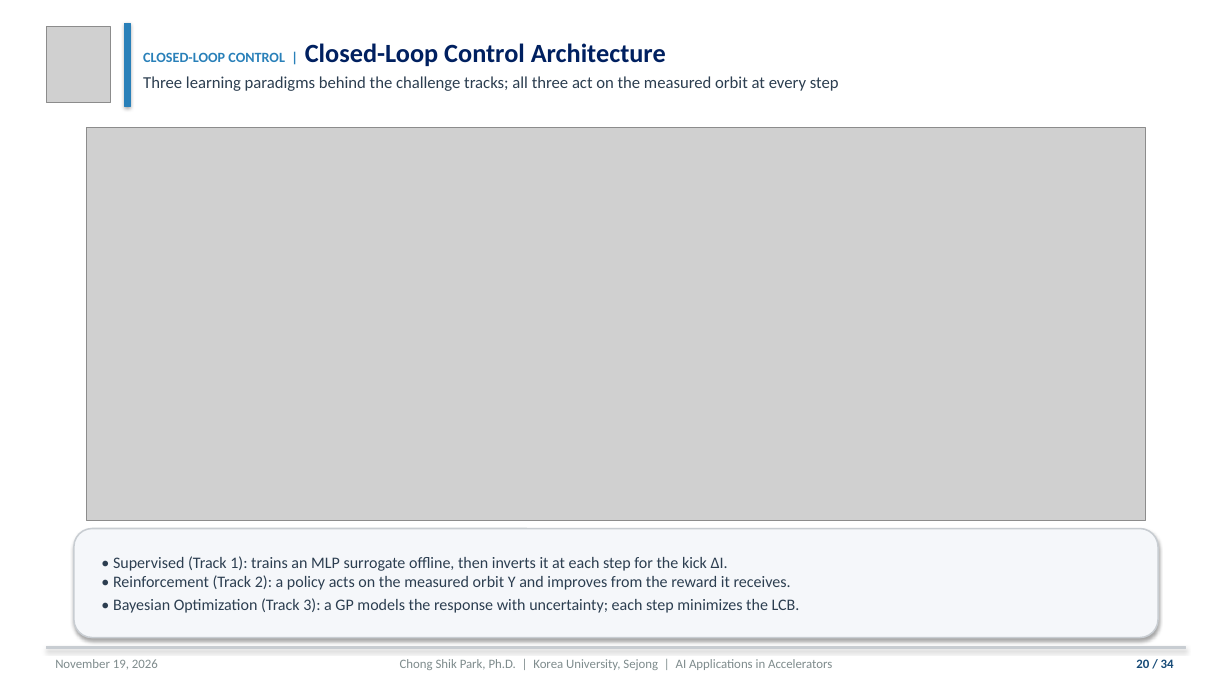
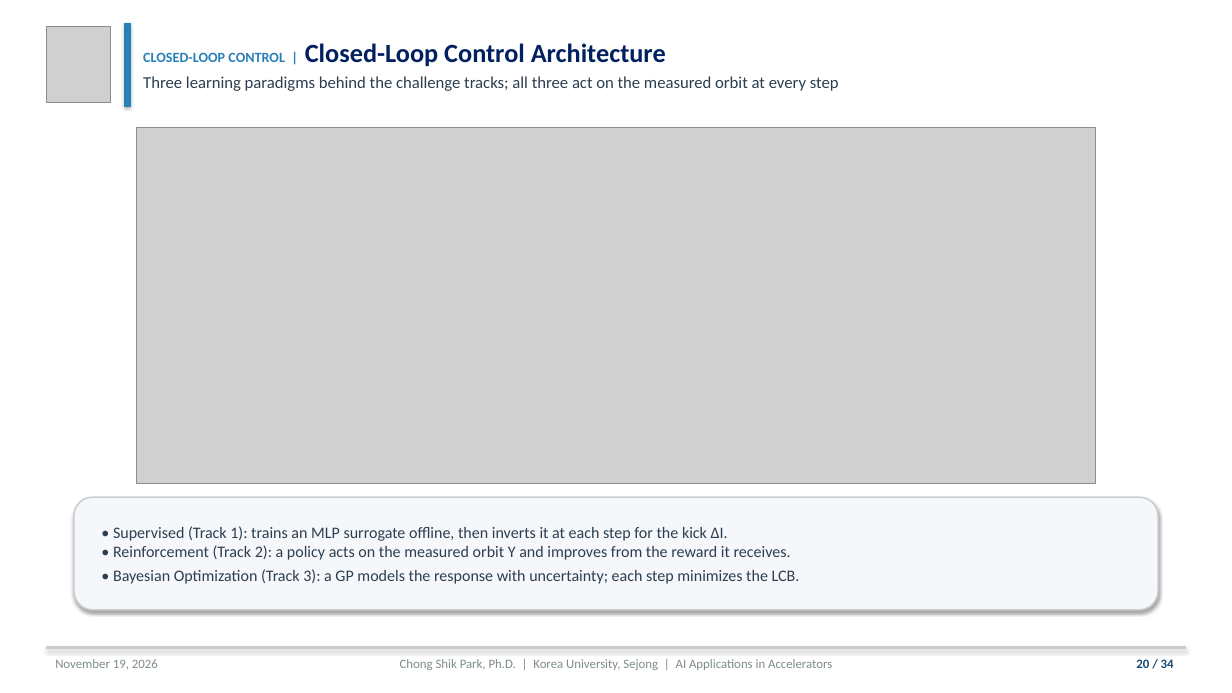
Before and after one commit to cspark7701/ai4acc-mini-hackathon, a slide deck: slide 20 of presentations/Lecture_1_AI_ML_Foundations_and_Control_Slides.pptx. Drawn at 1232x693 pixels with LibreOffice and Linux fonts; fonts in the diff are those of the drawing; grey boxes stand for pictures. Boxes give left, top, right and bottom in pixels: in the first picture for what was removed or moved away, otherwise in the second. Text is boxed around its words. In the diff, an @@ line names an element or a change of style, - is before the commit and + after.

```diff
--- a/presentations/Lecture_1_AI_ML_Foundations_and_Control_Slides.pptx
+++ b/presentations/Lecture_1_AI_ML_Foundations_and_Control_Slides.pptx
@@ picture: place and size @@
-picture at bbox=[87, 128, 1146, 520]
+picture at bbox=[137, 128, 1096, 483]
@@ rounded rectangle: place and size @@
-rounded rectangle at bbox=[74, 529, 1158, 638]
+rounded rectangle at bbox=[74, 497, 1158, 610]
@@ text "• Supervised (Track 1): trains ...": place and size @@
-text "• Supervised (Track 1): trains ..." at bbox=[113, 556, 800, 613]
+text "• Supervised (Track 1): trains ..." at bbox=[113, 526, 800, 584]
```
Also in this commit, not shown: 6 other slides changed, 6 other files.
